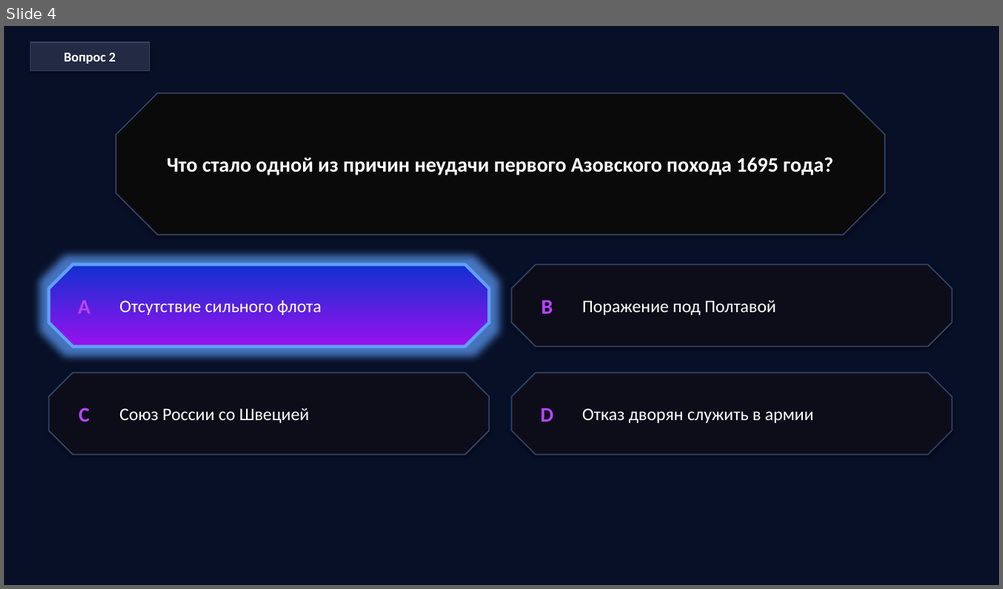
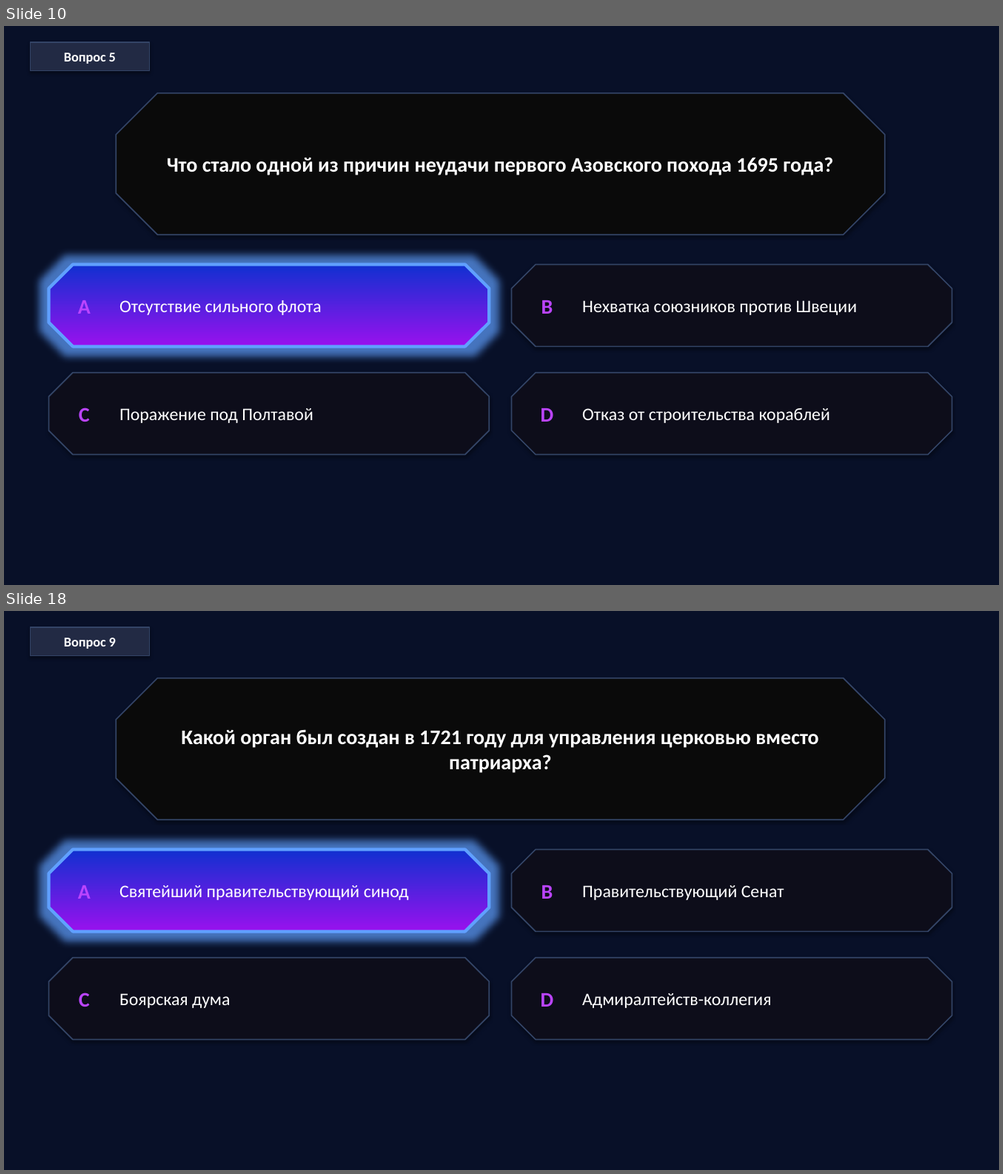
Before and after one commit to bk-ru/quizcraft, a slide deck: mockups/compact-workspace/data/demo-export.pptx. Shown one above the other, each under a label of ours: slide 4 before the commit, slides 10 and 18 after it; the slides between them are not shown. The pictures are 1003x589 and 1003x1174 pixels, drawn with LibreOffice and Linux fonts; fonts in the diff are those of the drawing. Boxes give left, top, right and bottom in pixels: in the first picture for what was removed or moved away, otherwise in the second. Text is boxed around its words. In the diff, an @@ line names an element or a change of style, - is before the commit and + after.

```diff
--- a/mockups/compact-workspace/data/demo-export.pptx
+++ b/mockups/compact-workspace/data/demo-export.pptx
@@ slide 18 added at (4,611,999,1170), background #081028 @@
@@ rectangle added at (30,627,150,655), fill #222A44, outline #334466 1 pt, 13 pt, text #FFFFFF, bold @@
+Вопрос 9
@@ octagon added at (116,678,885,820), fill #0A0A0A, outline #334466 1.2 pt, 20 pt, text #FFFFFF, bold @@
+Какой орган был создан в 1721 году для управления церковью вместо патриарха?
@@ octagon added at (48,850,489,932), fill gradient #1030D0 to #9911EE, outline #60A0FF 3 pt @@
@@ octagon added at (512,850,951,932), fill #0D0D1A, outline #334466 1.2 pt @@
@@ text added at (78,886,91,899), 20 pt, text #BB44FF, bold @@
+A
@@ text added at (119,886,409,900), 17 pt, text #FFFFFF @@
+Святейший правительствующий синод
@@ text added at (541,886,553,899), 20 pt, text #BB44FF, bold @@
+B
@@ text added at (582,886,784,900), 17 pt, text #FFFFFF @@
+Правительствующий Сенат
@@ octagon added at (48,958,489,1040), fill #0D0D1A, outline #334466 1.2 pt @@
@@ octagon added at (512,958,951,1040), fill #0D0D1A, outline #334466 1.2 pt @@
@@ text added at (79,993,90,1007), 20 pt, text #BB44FF, bold @@
+C
@@ text added at (119,994,230,1008), 17 pt, text #FFFFFF @@
+Боярская дума
@@ text added at (540,994,554,1007), 20 pt, text #BB44FF, bold @@
+D
@@ text added at (582,994,771,1008), 17 pt, text #FFFFFF @@
+Адмиралтейств-коллегия
@@ what was slide 4 is now slide 10 @@
@@ slide 10 changed as well @@
@@ text in rectangle at (64,53,116,64): text changed @@
-Вопрос 2
+Вопрос 5
@@ text at (582,301,857,315): text changed @@
-Поражение под Полтавой
+Нехватка союзников против Швеции
@@ text at (119,409,313,423): text changed @@
-Союз России со Швецией
+Поражение под Полтавой
@@ text at (582,409,830,423): text changed @@
-Отказ дворян служить в армии
+Отказ от строительства кораблей
```
Also in this commit, not shown: 13 other slides changed, 85 other slides added, 6 slides removed, 2 other files.
